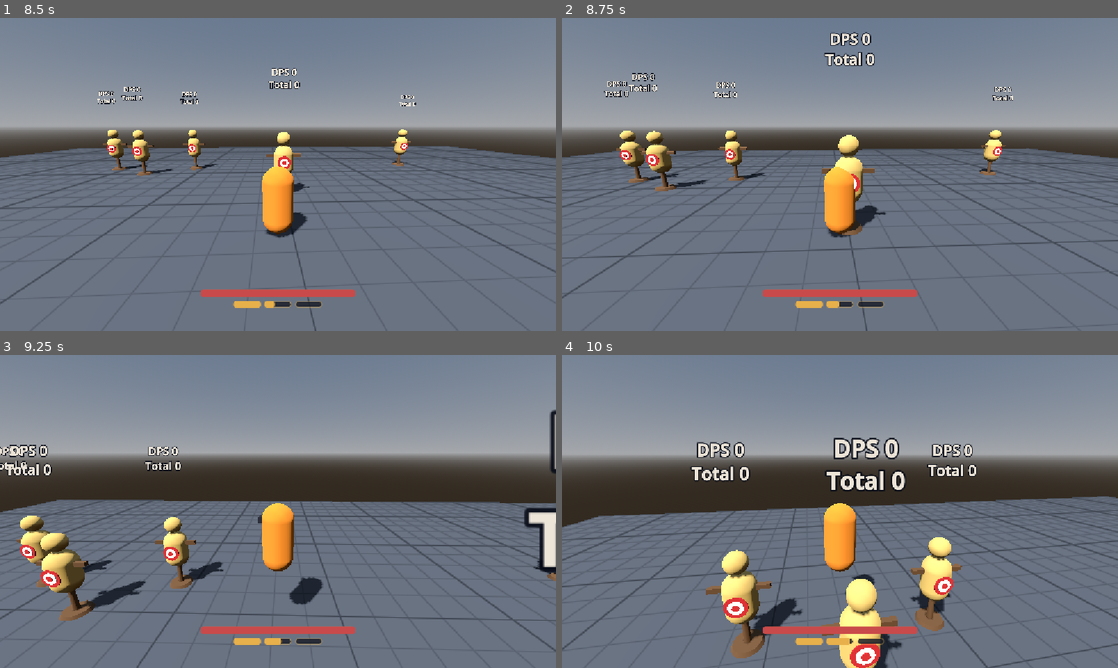
Above: before the commit, frames 1-4 (two rows, left to right).
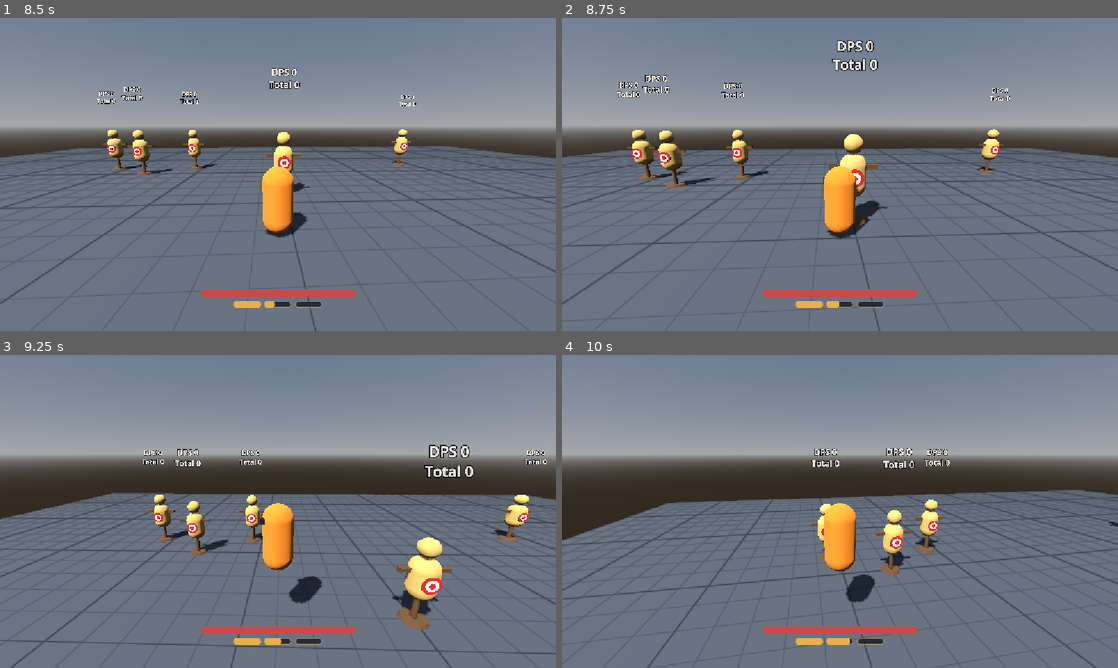
Above: after the commit, the same moments.

Repository: UriBokchoi/BroGuild
Game: Godot game, scene res://levels/test_gym/test_gym.tscn
The game is run twice, just before and just after one commit, with the same random seed, the same clock (stepped at 60 frames per second) and the same inputs.
Inputs (mouse positions are in pixels of both pictures, inside the frame that each line leads up to):
- Up to frame 1 (8.5 s): tap Enter at 0.5 s; move the mouse to (305, 174) at 0.52 s; hold W (move_forward) 0.53-5.78 s; tap Ctrl (slide) at 0.6, 1.55, 2.3, 3.05, 3.6, 4.55, 5.1, 6.05, 6.8, 7.55, 8.1 s; click (305, 174) at 0.67 s; tap Space (jump) at 0.77, 1.52, 3.02, 3.77, 4.52, 6.02, 6.77, 7.52 s; move the mouse to (250, 174) at 1.27 s; tap Shift (dash) at 1.35, 5.85 s; move the mouse to (289, 168) at 2.02 s; tap E (interact) at 2.1, 6.6 s; move the mouse to (272, 180) at 2.77 s; tap Tab (show_stats) at 2.85, 7.35 s; click (272, 180) at 2.92 s; move the mouse to (316, 177) at 3.52 s; move the mouse to (233, 171) at 4.27 s; tap Alt at 4.35 s; move the mouse to (283, 174) at 5.02 s; click (283, 174) at 5.17 s; move the mouse to (255, 168) at 5.77 s; hold D (move_right) 5.78-6.53 s; move the mouse to (305, 174) at 6.52 s; hold W (move_forward) from 6.53 s (still down); move the mouse to (250, 174) at 7.27 s; click (250, 174) at 7.42 s; move the mouse to (289, 168) at 8.02 s
- Up to frame 2 (8.75 s): keep holding W (move_forward)
- Up to frame 3 (9.25 s): move the mouse to (272, 517) at 8.77 s; release W (move_forward) at 8.78 s; hold A (move_left) from 8.78 s (still down); tap Alt at 8.85 s; tap Space (jump) at 9.02 s; tap Ctrl (slide) at 9.05 s
- Up to frame 4 (10 s): move the mouse to (878, 514) at 9.52 s; release A (move_left) at 9.53 s; hold W (move_forward) from 9.53 s (still down); tap Ctrl (slide) at 9.6 s; click (878, 514) at 9.67 s; tap Space (jump) at 9.77 s

Frame 1 is identical in both runs. In frame 2, 7.6% of the frame differs, in the area x 0-100%, y 4-100%; in frame 3, 14%; in frame 4, 16%, in the area x 0-100%, y 26-100%.

Commit message:
feat(enemies): enemigos físicos que chocan con el jugador y entre sí
- Enemy pasa a RigidBody3D sin rotación: choca con el mundo, con el
  jugador y con otros enemigos; el jugador también choca con ellos y
  puede quedarse de pie encima.
- La separación por steering solo cuenta vecinos a su altura, para no
  deshacer pilas.
- Trepar (en curso): un enemigo atascado detrás de otro sube encima
  (stat climb_speed). Aún no se apilan con anillos cerrados: el anillo
  se atasca como un arco.

Co-Authored-By: Claude Opus 5.5 <noreply@anthropic.com>

Diff:
--- a/data/enemies/swarmer.tres
+++ b/data/enemies/swarmer.tres
@@ -16,7 +16,8 @@
 contact_damage = 8.0
 contact_interval = 0.8
 separation_radius = 1.1
-separation_weight = 1.0
+separation_weight = 0.3
+climb_speed = 3.5
 
 [resource]
 script = ExtResource("1_data")
--- a/data/i18n/strings.csv
+++ b/data/i18n/strings.csv
@@ -111,6 +111,7 @@
 STAT_GROUP_STEERING,Movimiento en grupo,Group movement
 STAT_SEPARATION_RADIUS,Distancia de separación,Separation distance
 STAT_SEPARATION_WEIGHT,Fuerza de separación,Separation strength
+STAT_CLIMB_SPEED,Velocidad al trepar,Climb speed
 ENEMY_SWARMER_NAME,Esbirro,Minion
 ENEMY_SWARMER_DESCRIPTION,"Rápido y frágil; llega en enjambre.","Fast and frail; comes in swarms."
 INTERACT_SUMMON,Invocar esbirros,Summon minions
--- a/entities/enemies/enemy.gd
+++ b/entities/enemies/enemy.gd
@@ -1,9 +1,12 @@
 class_name Enemy
-extends CharacterBody3D
-## Enemigo: persigue al objetivo separándose de los demás ([EnemySteering]), hace daño al tocar
-## (su hitbox de contacto) y, al morir, encoge y desaparece. No se mueve solo: un [EnemySwarm] lo
-## saca de su pool con [method spawn], lo mueve con [method physics_step] cada tick y lo guarda
-## cuando avisa con [signal despawned]. Sus stats salen de su [EnemyData] ([method setup]).
+extends RigidBody3D
+## Enemigo: un cuerpo físico sin rotación que choca con el mundo, con el jugador y con otros
+## enemigos. Se empujan y, con la presión de la horda, se apilan unos encima de otros, como en
+## Megabonk. Persigue al objetivo separándose un poco de los que tiene al lado ([EnemySteering]),
+## hace daño al tocar (su hitbox de contacto) y, al morir, encoge y desaparece. No se mueve solo:
+## un [EnemySwarm] lo saca de su pool con [method spawn], fija su velocidad horizontal con
+## [method physics_step] cada tick (la física pone la gravedad y los choques) y lo guarda cuando
+## avisa con [signal despawned]. Sus stats salen de su [EnemyData] ([method setup]).
 
 ## Acaba de morir (aún encogiéndose).
 signal died(enemy: Enemy)
@@ -28,7 +31,7 @@
 var _stats: EnemyStats
 var _rest_scale: Vector3 = Vector3.ONE
 var _dying_left: float = 0.0
-## Hacia dónde apartarse si otro enemigo está justo encima (distinto para cada uno).
+## Hacia dónde apartarse si otro enemigo está justo al lado (distinto para cada uno).
 var _fallback: Vector3 = Vector3.RIGHT
 
 
@@ -46,10 +49,14 @@
 	deactivate()
 
 
-## Lo pone en juego en [param feet], con la vida llena.
+## Lo pone en juego en [param feet], quieto y con la vida llena.
 func spawn(feet: Vector3) -> void:
+	# Primero vuelve a la física; luego se coloca, para que el cuerpo aparezca ahí.
+	process_mode = Node.PROCESS_MODE_INHERIT
+	visible = true
 	global_position = feet
-	velocity = Vector3.ZERO
+	linear_velocity = Vector3.ZERO
+	angular_velocity = Vector3.ZERO
 	health.reset()
 	contact_hitbox.base_damage = _stats.contact_damage
 	contact_hitbox.rehit_interval = _stats.contact_interval
@@ -58,8 +65,6 @@
 	hurtbox.monitorable = true
 	visual.scale = _rest_scale
 	_dying_left = 0.0
-	process_mode = Node.PROCESS_MODE_INHERIT
-	visible = true
 	reset_physics_interpolation()
 
 
@@ -78,22 +83,30 @@
 	return _stats.separation_radius
 
 
-## Un tick: persigue [param target] (si [param has_target]) separándose de [param neighbors]
-## (posiciones de otros enemigos cercanos), o sigue encogiendo si está muriendo.
+## Un tick: acelera hacia [param target] (si [param has_target]) separándose de [param neighbors]
+## (posiciones de otros enemigos cercanos), o sigue encogiendo si está muriendo. Solo cambia la
+## velocidad horizontal: la vertical es de la física (gravedad, pilas).
 func physics_step(delta: float, target: Vector3, has_target: bool, neighbors: PackedVector3Array) -> void:
 	if health.is_dead():
 		_shrink(delta)
 		return
-	var desired := EnemySteering.seek(global_position, target, _stats.move_speed) if has_target else Vector3.ZERO
+	var chase := EnemySteering.seek(global_position, target, _stats.move_speed) if has_target else Vector3.ZERO
 	var push := EnemySteering.separation(global_position, neighbors, _stats.separation_radius, _fallback)
-	desired = (desired + push * _stats.separation_weight * _stats.move_speed).limit_length(_stats.move_speed)
-	var horizontal := Vector3(velocity.x, 0.0, velocity.z).move_toward(desired, _stats.acceleration * delta)
-	velocity.x = horizontal.x
-	velocity.z = horizontal.z
-	if not is_on_floor():
-		velocity += get_gravity() * delta
-	move_and_slide()
+	var desired := (chase + push * _stats.separation_weight * _stats.move_speed).limit_length(_stats.move_speed)
+	var current := Vector3(linear_velocity.x, 0.0, linear_velocity.z)
+	var vertical := linear_velocity.y
+	if _is_stuck_behind(current, chase, neighbors):
+		vertical = maxf(vertical, _stats.climb_speed)
+	var horizontal := current.move_toward(desired, _stats.acceleration * delta)
+	linear_velocity = Vector3(horizontal.x, vertical, horizontal.z)
 	_face(horizontal, delta)
+
+
+## ¿Quiere avanzar pero va frenado porque otro enemigo le tapa el paso? Entonces trepa encima de él.
+func _is_stuck_behind(current: Vector3, chase: Vector3, neighbors: PackedVector3Array) -> bool:
+	if chase.is_zero_approx() or current.length() > _stats.move_speed * EnemySteering.STUCK_SPEED:
+		return false
+	return EnemySteering.blocked_ahead(global_position, chase.normalized(), neighbors, _stats.separation_radius)
 
 
 func _face(direction: Vector3, delta: float) -> void:
@@ -117,7 +130,6 @@
 	# Ya no recibe ni hace daño; desaparece al terminar de encoger.
 	hurtbox.set_deferred(&"monitorable", false)
 	contact_hitbox.set_deferred(&"monitoring", false)
-	velocity = Vector3.ZERO
 	_dying_left = death_time
 	EventBus.enemy_died.emit(data, global_position)
 	died.emit(self)
--- a/entities/enemies/enemy_stats.gd
+++ b/entities/enemies/enemy_stats.gd
@@ -19,3 +19,5 @@
 @export_range(0.1, 10.0, 0.05, "or_greater", "suffix:m") var separation_radius: float = 0.0
 ## Fuerza de la separación respecto a su velocidad (0 = se amontonan).
 @export_range(0.0, 10.0, 0.05, "or_greater") var separation_weight: float = 0.0
+## Velocidad con la que trepa encima de otro enemigo que le tapa el paso (0 = no trepa ni se apila).
+@export_range(0.0, 20.0, 0.1, "or_greater", "suffix:m/s") var climb_speed: float = 0.0
--- a/entities/enemies/enemy_steering.gd
+++ b/entities/enemies/enemy_steering.gd
@@ -1,9 +1,14 @@
 class_name EnemySteering
-## Steering simple de los enemigos, en el plano XZ (CLAUDE.md, «Rendimiento»: sin navegación por
-## enemigo): ir hacia el objetivo y separarse de los vecinos para no amontonarse. Funciones puras.
+## Steering simple de los enemigos (CLAUDE.md, «Rendimiento»: sin navegación por enemigo): ir hacia
+## el objetivo y separarse un poco de los vecinos para no ir en fila. Los choques los resuelve la
+## física; esto solo reparte la horda. Funciones puras.
 
 ## Distancia a la que ya no hace falta acercarse más.
 const ARRIVED: float = 0.3
+## Cuánto tiene que estar delante un vecino (coseno del ángulo con la dirección) para trepar.
+const CLIMB_AHEAD: float = 0.6
+## Por debajo de esta parte de su velocidad máxima, un enemigo que quiere avanzar va atascado.
+const STUCK_SPEED: float = 0.5
 
 
 ## Velocidad de [param speed] hacia [param to] en el plano XZ (cero si ya está encima).
@@ -14,8 +19,10 @@
 	return offset.normalized() * speed
 
 
-## Empuje (0–n) para alejarse de [param neighbors] que estén a menos de [param radius]: más fuerte
-## cuanto más cerca. Si un vecino está justo encima, empuja hacia [param fallback].
+## Empuje en el plano XZ para alejarse de [param neighbors] que estén a menos de [param radius]
+## (contando la altura): más fuerte cuanto más cerca. Así un enemigo apilado encima de otro no lo
+## aparta y las pilas aguantan. Si un vecino está justo al lado a su altura, empuja hacia
+## [param fallback].
 static func separation(
 	position: Vector3,
 	neighbors: PackedVector3Array,
@@ -24,10 +31,29 @@
 ) -> Vector3:
 	var push := Vector3.ZERO
 	for neighbor: Vector3 in neighbors:
-		var away := Vector3(position.x - neighbor.x, 0.0, position.z - neighbor.z)
-		var distance := away.length()
+		var distance := position.distance_to(neighbor)
 		if distance >= radius:
 			continue
-		var direction := away / distance if distance > 0.001 else fallback
+		var away := Vector3(position.x - neighbor.x, 0.0, position.z - neighbor.z)
+		var flat := away.length()
+		var direction := away / flat if flat > 0.001 else fallback
 		push += direction * (1.0 - distance / radius)
 	return push
+
+
+## ¿Tiene delante (hacia [param direction], en XZ y normalizada) un vecino a menos de
+## [param reach]? Es lo que hace trepar a la horda cuando se atasca. La distancia cuenta la altura:
+## en cuanto está encima del otro, ya no lo tiene delante.
+static func blocked_ahead(
+	position: Vector3,
+	direction: Vector3,
+	neighbors: PackedVector3Array,
+	reach: float,
+) -> bool:
+	for neighbor: Vector3 in neighbors:
+		if position.distance_to(neighbor) >= reach:
+			continue
+		var toward := Vector3(neighbor.x - position.x, 0.0, neighbor.z - position.z)
+		if toward.length() > 0.001 and toward.normalized().dot(direction) >= CLIMB_AHEAD:
+			return true
+	return false
--- a/entities/enemies/swarmer/swarmer.tscn
+++ b/entities/enemies/swarmer/swarmer.tscn
@@ -7,6 +7,9 @@
 [ext_resource type="Script" path="res://core/components/hurtbox_component.gd" id="5_hurtbox"]
 [ext_resource type="Script" path="res://core/components/hitbox_component.gd" id="6_hitbox"]
 [ext_resource type="Script" path="res://entities/enemies/damage_reporter.gd" id="7_reporter"]
+
+[sub_resource type="PhysicsMaterial" id="PhysicsMaterial_body"]
+friction = 0.3
 
 [sub_resource type="CapsuleShape3D" id="CapsuleShape3D_body"]
 radius = 0.4
@@ -49,9 +52,12 @@
 bottom_radius = 0.07
 height = 0.28
 
-[node name="Swarmer" type="CharacterBody3D" node_paths=PackedStringArray("stats", "health", "hurtbox", "contact_hitbox", "visual")]
+[node name="Swarmer" type="RigidBody3D" node_paths=PackedStringArray("stats", "health", "hurtbox", "contact_hitbox", "visual")]
 collision_layer = 4
-collision_mask = 1
+collision_mask = 7
+physics_material_override = SubResource("PhysicsMaterial_body")
+can_sleep = false
+lock_rotation = true
 script = ExtResource("1_enemy")
 stats = NodePath("Stats")
 health = NodePath("Health")
--- a/entities/player/player.tscn
+++ b/entities/player/player.tscn
@@ -109,7 +109,7 @@
 
 [node name="Player" type="CharacterBody3D" node_paths=PackedStringArray("stats", "stamina", "health", "weapons", "input", "movement", "wall_sensor", "ledge_sensor", "ground_state", "air_state")]
 collision_layer = 2
-collision_mask = 1
+collision_mask = 5
 script = ExtResource("1_player")
 stats = NodePath("Stats")
 stamina = NodePath("Stamina")
--- a/tests/integration/entities/enemies/swarmer/test_swarmer.gd
+++ b/tests/integration/entities/enemies/swarmer/test_swarmer.gd
@@ -1,6 +1,6 @@
 extends GutTest
-## Esbirro contra el jugador, con física real: lo persigue y le hace daño al tocarlo; las armas
-## del jugador lo matan. Capas de enemigo.
+## Esbirro contra el jugador, con física real: lo persigue, choca con él sin atravesarlo y le hace
+## daño al tocarlo; las armas del jugador lo matan. Capas de enemigo.
 
 const PlayerScene := preload("res://entities/player/player.tscn")
 const SWARMER := preload("res://data/enemies/swarmer.tres")
@@ -22,10 +22,17 @@
 func test_uses_the_enemy_layers() -> void:
 	var enemy := _swarm.spawn(SWARMER, Vector3(5.0, 0.0, 0.0))
 	assert_eq(enemy.collision_layer, PhysicsLayers.mask(PhysicsLayers.ENEMY))
-	assert_eq(enemy.collision_mask, PhysicsLayers.mask(PhysicsLayers.WORLD))
+	assert_eq(enemy.collision_mask, PhysicsLayers.mask(PhysicsLayers.WORLD, PhysicsLayers.PLAYER, PhysicsLayers.ENEMY))
 	assert_eq(enemy.hurtbox.collision_layer, PhysicsLayers.mask(PhysicsLayers.ENEMY_HURTBOX))
 	assert_eq(enemy.contact_hitbox.collision_layer, PhysicsLayers.mask(PhysicsLayers.ENEMY_HITBOX))
 	assert_eq(enemy.contact_hitbox.collision_mask, PhysicsLayers.mask(PhysicsLayers.PLAYER_HURTBOX))
+
+
+func test_bumps_into_the_player_instead_of_going_through() -> void:
+	var enemy := _swarm.spawn(SWARMER, Vector3(3.0, 0.0, 0.0))
+	await wait_physics_frames(60)
+	var flat := Vector2(enemy.global_position.x - _player.global_position.x, enemy.global_position.z - _player.global_position.z)
+	assert_gt(flat.length(), 0.7, "los cuerpos no se meten uno en otro")
 
 
 func test_touching_the_player_hurts_it() -> void:
--- a/tests/integration/entities/player/test_player_scene.gd
+++ b/tests/integration/entities/player/test_player_scene.gd
@@ -14,9 +14,9 @@
 	add_child_autofree(_player)
 
 
-func test_body_is_the_player_and_collides_with_the_world() -> void:
+func test_body_is_the_player_and_collides_with_the_world_and_enemies() -> void:
 	assert_eq(_player.collision_layer, PhysicsLayers.mask(PhysicsLayers.PLAYER))
-	assert_eq(_player.collision_mask, PhysicsLayers.mask(PhysicsLayers.WORLD))
+	assert_eq(_player.collision_mask, PhysicsLayers.mask(PhysicsLayers.WORLD, PhysicsLayers.ENEMY))
 
 
 func test_camera_follows_the_player_and_only_collides_with_the_world() -> void:
--- a/tests/integration/systems/spawning/test_enemy_swarm.gd
+++ b/tests/integration/systems/spawning/test_enemy_swarm.gd
@@ -1,6 +1,7 @@
 extends GutTest
 ## EnemySwarm con física real y el esbirro: saca enemigos del pool, los lleva hacia el objetivo
-## separados entre sí, los guarda al morir para reutilizarlos y retira a los que caen del mapa.
+## chocando entre sí (pueden quedar apilados), los guarda al morir para reutilizarlos y retira a los
+## que caen del mapa.
 
 const SWARMER := preload("res://data/enemies/swarmer.tres")
 
@@ -40,6 +41,13 @@
 	assert_gt(first.global_position.distance_to(second.global_position), 0.5)
 
 
+func test_an_enemy_can_stand_on_top_of_another() -> void:
+	var below := _swarm.spawn(SWARMER, Vector3.ZERO)
+	var above := _swarm.spawn(SWARMER, Vector3(0.0, 2.0, 0.0))
+	await wait_physics_frames(40)
+	assert_gt(above.global_position.y, below.global_position.y + 1.0, "apilado encima")
+
+
 func test_dead_enemies_vanish_and_are_reused_full() -> void:
 	var enemy := _swarm.spawn(SWARMER, Vector3.ZERO)
 	watch_signals(EventBus)
--- a/tests/unit/entities/enemies/test_enemy_steering.gd
+++ b/tests/unit/entities/enemies/test_enemy_steering.gd
@@ -23,6 +23,11 @@
 	assert_eq(push, Vector3.ZERO)
 
 
+func test_a_neighbor_stacked_above_does_not_push() -> void:
+	var push := EnemySteering.separation(Vector3.ZERO, PackedVector3Array([Vector3(0.1, 1.3, 0.0)]), 1.1, Vector3.RIGHT)
+	assert_eq(push, Vector3.ZERO, "las pilas aguantan")
+
+
 func test_overlapping_neighbor_pushes_towards_the_fallback() -> void:
 	var push := EnemySteering.separation(Vector3.ZERO, PackedVector3Array([Vector3.ZERO]), 1.0, Vector3.RIGHT)
 	assert_eq(push, Vector3.RIGHT)
